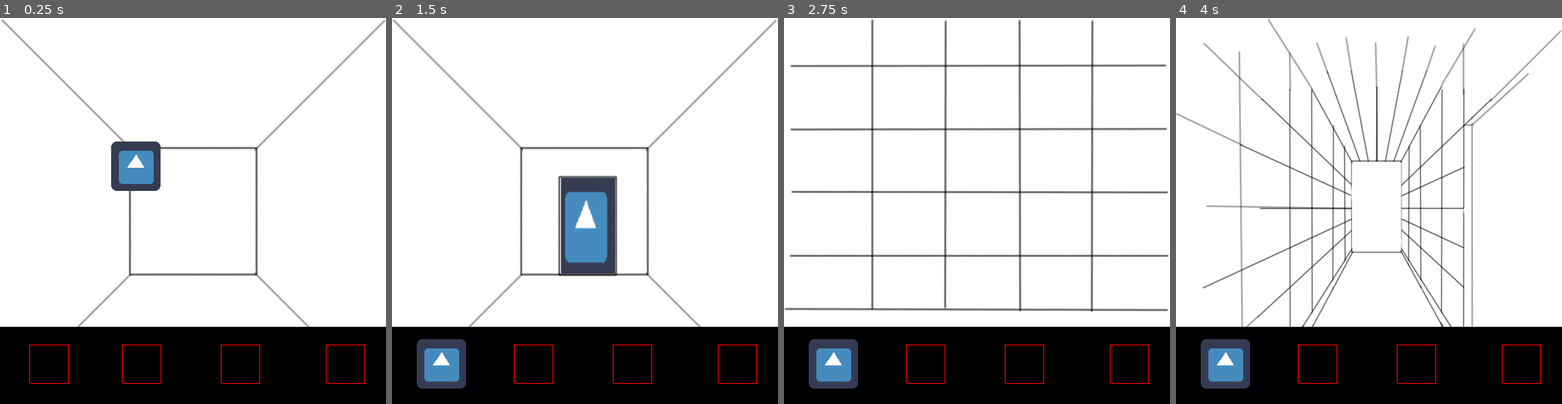
Above: before the commit, frames 1-4 (left to right).
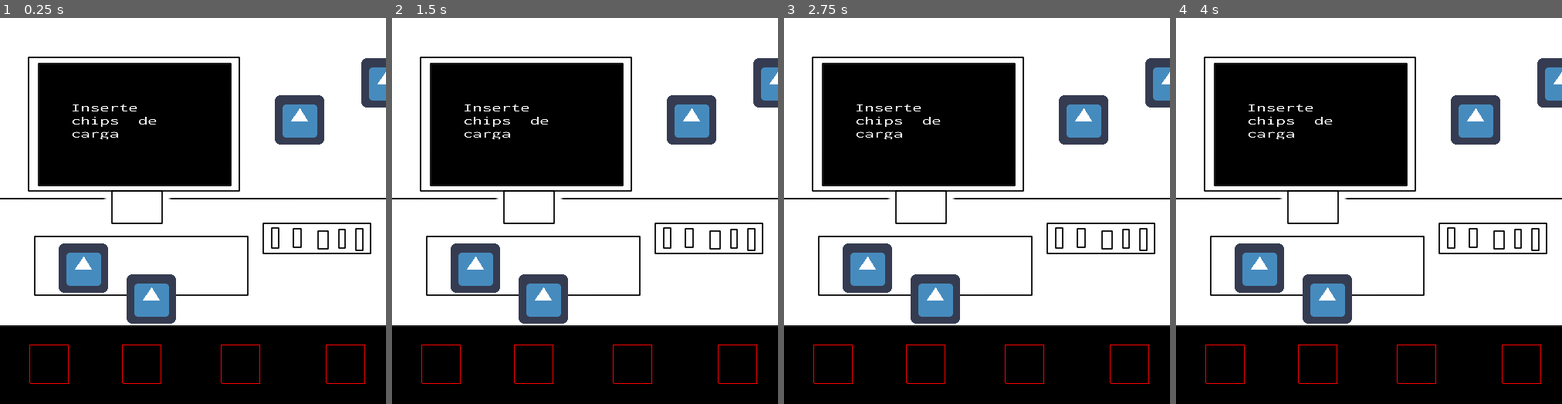
Above: after the commit, the same moments.

Repository: andresleonardobg/Cinco
Game: Godot game, scene res://scenes/level.tscn
The game is run twice, just before and just after one commit, with the same random seed, the same clock (stepped at 60 frames per second) and the same inputs. The project has no main scene, so this scene is started directly. The engine's default icon, where the game draws it, is replaced by a stand-in: a white triangle on a blue panel in a dark square.
Inputs (mouse positions are in pixels of both pictures, inside the frame that each line leads up to):
- Up to frame 1 (0.25 s): no input
- Up to frame 2 (1.5 s): tap Enter (ui_accept) at 0.5, 0.77, 1.25 s; move the mouse to (527, 164) at 0.52 s; click (527, 164) at 0.6 s; move the mouse to (430, 211) at 1.27 s; click (430, 211) at 1.35 s
- Up to frame 3 (2.75 s): tap Enter (ui_accept) at 1.52 s; move the mouse to (980, 226) at 2.02 s; click (980, 226) at 2.1 s
- Up to frame 4 (4 s): tap Enter (ui_accept) at 2.75, 3.02, 3.5, 3.77 s; move the mouse to (1523, 211) at 2.77 s; click (1523, 211) at 2.85 s; move the mouse to (1376, 207) at 3.52 s; click (1376, 207) at 3.6 s

The runs differ from the first frame. In frame 1, 25% of the frame differs, in the area x 0-100%, y 0-80%; in frame 2, 30%, in the area x 0-100%, y 0-96%; in frame 3, 29%; in frame 4, 29%.

Commit message:
computer two complete functional

Diff:
--- a/scenes/level.tscn
+++ b/scenes/level.tscn
@@ -39,6 +39,74 @@
 size = 50
 font_data = SubResource( 3 )
 
+[sub_resource type="DynamicFont" id=6]
+size = 50
+font_data = SubResource( 3 )
+
+[sub_resource type="DynamicFont" id=7]
+size = 50
+font_data = SubResource( 3 )
+
+[sub_resource type="Animation" id=8]
+resource_name = "load"
+tracks/0/type = "value"
+tracks/0/path = NodePath(".:rect_size")
+tracks/0/interp = 1
+tracks/0/loop_wrap = true
+tracks/0/imported = false
+tracks/0/enabled = true
+tracks/0/keys = {
+"times": PoolRealArray( 0, 1 ),
+"transitions": PoolRealArray( 1, 1 ),
+"update": 0,
+"values": [ Vector2( 0, 40 ), Vector2( 400, 40 ) ]
+}
+
+[sub_resource type="Animation" id=9]
+resource_name = "load"
+tracks/0/type = "value"
+tracks/0/path = NodePath(".:rect_size")
+tracks/0/interp = 1
+tracks/0/loop_wrap = true
+tracks/0/imported = false
+tracks/0/enabled = true
+tracks/0/keys = {
+"times": PoolRealArray( 0, 1 ),
+"transitions": PoolRealArray( 1, 1 ),
+"update": 0,
+"values": [ Vector2( 0, 40 ), Vector2( 400, 40 ) ]
+}
+
+[sub_resource type="Animation" id=10]
+resource_name = "load"
+tracks/0/type = "value"
+tracks/0/path = NodePath(".:rect_size")
+tracks/0/interp = 1
+tracks/0/loop_wrap = true
+tracks/0/imported = false
+tracks/0/enabled = true
+tracks/0/keys = {
+"times": PoolRealArray( 0, 1 ),
+"transitions": PoolRealArray( 1, 1 ),
+"update": 0,
+"values": [ Vector2( 0, 40 ), Vector2( 400, 40 ) ]
+}
+
+[sub_resource type="Animation" id=11]
+resource_name = "load"
+tracks/0/type = "value"
+tracks/0/path = NodePath(".:rect_size")
+tracks/0/interp = 1
+tracks/0/loop_wrap = true
+tracks/0/imported = false
+tracks/0/enabled = true
+tracks/0/keys = {
+"times": PoolRealArray( 0, 1 ),
+"transitions": PoolRealArray( 1, 1 ),
+"update": 0,
+"values": [ Vector2( 0, 40 ), Vector2( 400, 40 ) ]
+}
+
 [sub_resource type="RectangleShape2D" id=5]
 extents = Vector2( 10.2783, 51.3213 )
 
@@ -49,21 +117,22 @@
 
 [node name="map" parent="." instance=ExtResource( 1 )]
 script = ExtResource( 8 )
+position_in_map = Vector2( -500, -3500 )
 
 [node name="objects" type="Node2D" parent="map"]
 script = ExtResource( 3 )
 
 [node name="object" parent="map/objects" instance=ExtResource( 4 )]
-position = Vector2( 176, 192 )
+position = Vector2( 608, 3824 )
 
 [node name="object3" parent="map/objects" instance=ExtResource( 4 )]
-position = Vector2( 328, 2800 )
+position = Vector2( 888, 3632 )
 
 [node name="object4" parent="map/objects" instance=ExtResource( 4 )]
-position = Vector2( 280, 3816 )
+position = Vector2( 696, 3864 )
 
 [node name="object2" parent="map/objects" instance=ExtResource( 4 )]
-position = Vector2( 952, 1344 )
+position = Vector2( 1000, 3584 )
 
 [node name="ColorRect" type="Sprite" parent="map"]
 position = Vector2( 1712, 200 )
@@ -338,6 +407,85 @@
 "_edit_use_anchors_": false
 }
 
+[node name="RichTextLabel2" type="RichTextLabel" parent="map/interaction/ComputerTwo/Computer"]
+visible = false
+margin_left = -167.0
+margin_top = -20.0
+margin_right = 172.0
+margin_bottom = 57.0
+custom_fonts/normal_font = SubResource( 6 )
+text = "Cargando. . ."
+__meta__ = {
+"_edit_use_anchors_": false
+}
+
+[node name="Timer" type="Timer" parent="map/interaction/ComputerTwo/Computer/RichTextLabel2"]
+one_shot = true
+
+[node name="load" type="Control" parent="map/interaction/ComputerTwo/Computer"]
+visible = false
+margin_right = 40.0
+margin_bottom = 40.0
+
+[node name="RichTextLabel3" type="RichTextLabel" parent="map/interaction/ComputerTwo/Computer/load"]
+margin_left = -118.78
+margin_top = -173.63
+margin_right = 139.22
+margin_bottom = -45.6299
+custom_fonts/normal_font = SubResource( 7 )
+text = "Instalando software"
+__meta__ = {
+"_edit_use_anchors_": false
+}
+
+[node name="ColorRect" type="ColorRect" parent="map/interaction/ComputerTwo/Computer/load"]
+margin_left = -199.442
+margin_top = 5.99805
+margin_right = -199.442
+margin_bottom = 45.998
+__meta__ = {
+"_edit_use_anchors_": false
+}
+
+[node name="AnimationPlayer" type="AnimationPlayer" parent="map/interaction/ComputerTwo/Computer/load/ColorRect"]
+anims/load = SubResource( 8 )
+
+[node name="ColorRect2" type="ColorRect" parent="map/interaction/ComputerTwo/Computer/load"]
+margin_left = -199.442
+margin_top = 57.3223
+margin_right = -199.442
+margin_bottom = 97.3223
+__meta__ = {
+"_edit_use_anchors_": false
+}
+
+[node name="AnimationPlayer2" type="AnimationPlayer" parent="map/interaction/ComputerTwo/Computer/load/ColorRect2"]
+anims/load = SubResource( 9 )
+
+[node name="ColorRect3" type="ColorRect" parent="map/interaction/ComputerTwo/Computer/load"]
+margin_left = -199.442
+margin_top = 108.644
+margin_right = -199.442
+margin_bottom = 148.644
+__meta__ = {
+"_edit_use_anchors_": false
+}
+
+[node name="AnimationPlayer3" type="AnimationPlayer" parent="map/interaction/ComputerTwo/Computer/load/ColorRect3"]
+anims/load = SubResource( 10 )
+
+[node name="ColorRect4" type="ColorRect" parent="map/interaction/ComputerTwo/Computer/load"]
+margin_left = -199.442
+margin_top = 159.966
+margin_right = -199.442
+margin_bottom = 199.966
+__meta__ = {
+"_edit_use_anchors_": false
+}
+
+[node name="AnimationPlayer4" type="AnimationPlayer" parent="map/interaction/ComputerTwo/Computer/load/ColorRect4"]
+anims/load = SubResource( 11 )
+
 [node name="slots" type="Node2D" parent="map/interaction/ComputerTwo"]
 
 [node name="slot" type="Area2D" parent="map/interaction/ComputerTwo/slots" groups=[
@@ -409,6 +557,11 @@
 [connection signal="animation_finished" from="map/ColorRect/AnimationPlayer" to="map/ColorRect" method="_on_AnimationPlayer_animation_finished"]
 [connection signal="timeout" from="map/navigation/door3/Timer" to="map/navigation/door3" method="_on_Timer_timeout"]
 [connection signal="input_event" from="map/interaction/interactive" to="map/interaction/interactive" method="_on_interactive_input_event"]
+[connection signal="timeout" from="map/interaction/ComputerTwo/Computer/RichTextLabel2/Timer" to="map/interaction/ComputerTwo" method="_on_Timer_timeout"]
+[connection signal="animation_finished" from="map/interaction/ComputerTwo/Computer/load/ColorRect/AnimationPlayer" to="map/interaction/ComputerTwo" method="_on_AnimationPlayer_animation_finished"]
+[connection signal="animation_finished" from="map/interaction/ComputerTwo/Computer/load/ColorRect2/AnimationPlayer2" to="map/interaction/ComputerTwo" method="_on_AnimationPlayer2_animation_finished"]
+[connection signal="animation_finished" from="map/interaction/ComputerTwo/Computer/load/ColorRect3/AnimationPlayer3" to="map/interaction/ComputerTwo" method="_on_AnimationPlayer3_animation_finished"]
+[connection signal="animation_finished" from="map/interaction/ComputerTwo/Computer/load/ColorRect4/AnimationPlayer4" to="map/interaction/ComputerTwo" method="_on_AnimationPlayer4_animation_finished"]
 [connection signal="area_entered" from="map/interaction/ComputerTwo/slots/slot" to="map/interaction/ComputerTwo" method="_on_slot_area_entered"]
 [connection signal="area_entered" from="map/interaction/ComputerTwo/slots/slot2" to="map/interaction/ComputerTwo" method="_on_slot2_area_entered"]
 [connection signal="area_entered" from="map/interaction/ComputerTwo/slots/slot3" to="map/interaction/ComputerTwo" method="_on_slot3_area_entered"]
--- a/scripts/ComputerTwo.gd
+++ b/scripts/ComputerTwo.gd
@@ -9,12 +9,10 @@
 
 func _process(_delta):
 	if count == 4:
-		for n in chips:
-			var obj = n.get_children()
-			obj[1].block = false
-			obj[1].softwareLoad = true
+		$Computer/RichTextLabel.visible = false
+		$Computer/RichTextLabel2.visible = true
+		$Computer/RichTextLabel2/Timer.start()
 		count = 0
-	pass
 
 func _on_slot_area_entered(area):
 	if area.name == 'object':
@@ -41,3 +39,32 @@
 	n.block = true
 	parent.call_deferred("add_child", n)
 	count += 1
+
+
+func _on_Timer_timeout():
+	$Computer/RichTextLabel2.visible = false
+	$Computer/load.visible = true
+	$Computer/load/ColorRect/AnimationPlayer.play("load")
+
+
+
+func _on_AnimationPlayer_animation_finished(anim_name):
+	$Computer/load/ColorRect2/AnimationPlayer2.play("load")
+
+
+func _on_AnimationPlayer2_animation_finished(anim_name):
+	$Computer/load/ColorRect3/AnimationPlayer3.play("load")
+
+
+func _on_AnimationPlayer3_animation_finished(anim_name):
+	$Computer/load/ColorRect4/AnimationPlayer4.play("load")
+
+
+func _on_AnimationPlayer4_animation_finished(anim_name):
+	$Computer/RichTextLabel2.text = 'carga completa'
+	$Computer/RichTextLabel2.visible = true
+	$Computer/load.visible = false
+	for n in chips:
+		 var obj = n.get_children()
+		 obj[1].block = false
+		 obj[1].softwareLoad = true
Not shown: 1 places in scenes/level.tscn that only renumber resources
